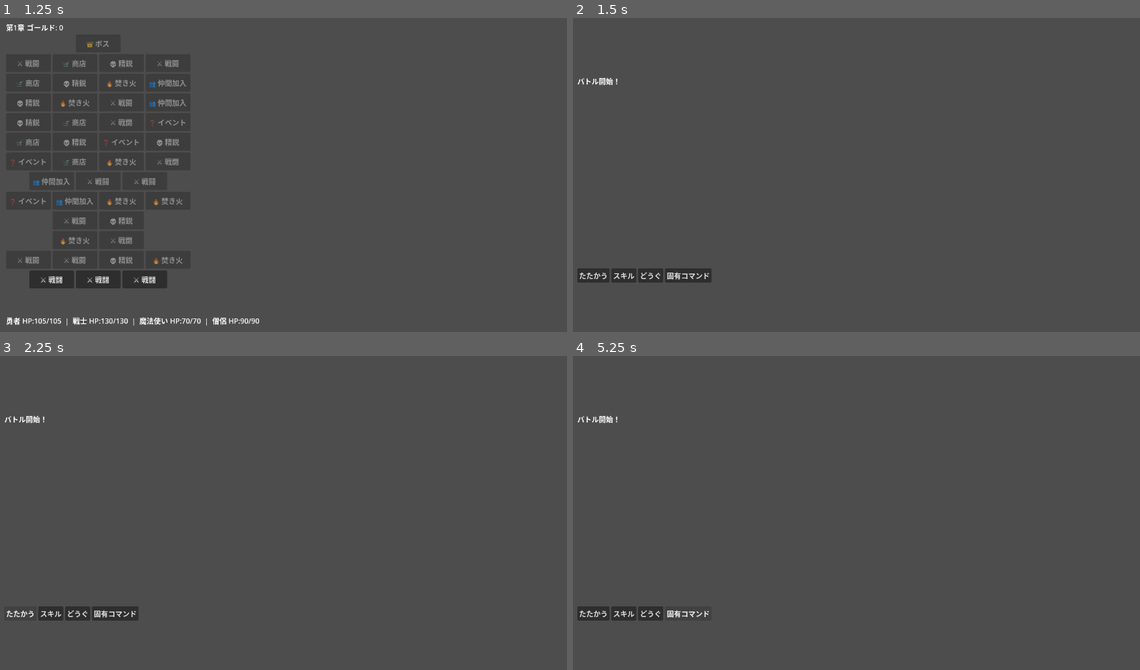
Above: before the commit, frames 1-4 (two rows, left to right).
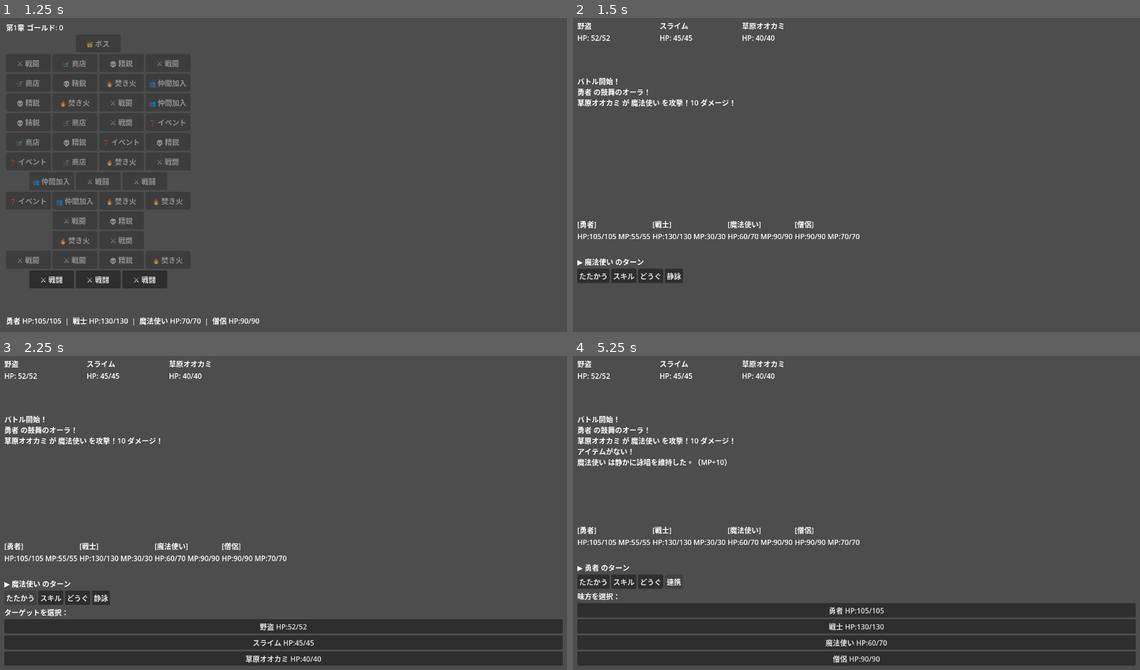
Above: after the commit, the same moments.

Repository: bakery48/loop-quest
Game: Godot game, scene res://scenes/main.tscn
Same seed, same stepped clock (60 frames per second), same inputs: the game is played once before the commit and once after it.
Inputs:
- Up to frame 1 (1.25 s): click "新しいランを開始" at 0.5 s
- Up to frame 2 (1.5 s): click "⚔ 戦闘" at 1.25 s
- Up to frame 3 (2.25 s): click "たたかう" at 2 s
- Up to frame 4 (5.25 s): click "スキル" at 2.75 s; click "どうぐ" at 3.5 s; click "固有コマンド" (after the commit: "静詠") at 4.25 s; click "固有コマンド" (after the commit: "連携") at 5 s

Frame 1 is identical in both runs. In frame 2, 2.0% of the frame differs, in the area x 0-51%, y 1-85%; in frame 3, 16%; in frame 4, 19%, in the area x 0-100%, y 1-99%.
Error before the commit: Parse Error: Could not parse global class "SkillRewardOverlay" from "res://scripts/ui/skill_reward_overlay.gd". (res://scripts/ui/battle_ui.gd:17)

Commit message:
fix: 連鎖代入を分割（GDScript 非対応）でパースエラー解消
https://claude.ai/code/session_01BSyq4z5x8V7dXSUfJeJUGf

Diff:
--- a/scripts/ui/skill_reward_overlay.gd
+++ b/scripts/ui/skill_reward_overlay.gd
@@ -196,9 +196,15 @@
 		panel.custom_minimum_size = Vector2(140, 100)
 		var style := StyleBoxFlat.new()
 		style.bg_color = Color(0.12, 0.12, 0.16)
-		style.border_width_left = style.border_width_right = style.border_width_top = style.border_width_bottom = 2
+		style.border_width_left = 2
+		style.border_width_right = 2
+		style.border_width_top = 2
+		style.border_width_bottom = 2
 		style.border_color = Color(0.4, 0.7, 1.0)
-		style.corner_radius_top_left = style.corner_radius_top_right = style.corner_radius_bottom_left = style.corner_radius_bottom_right = 6
+		style.corner_radius_top_left = 6
+		style.corner_radius_top_right = 6
+		style.corner_radius_bottom_left = 6
+		style.corner_radius_bottom_right = 6
 		panel.add_theme_stylebox_override("panel", style)
 
 		var vbox := VBoxContainer.new()
